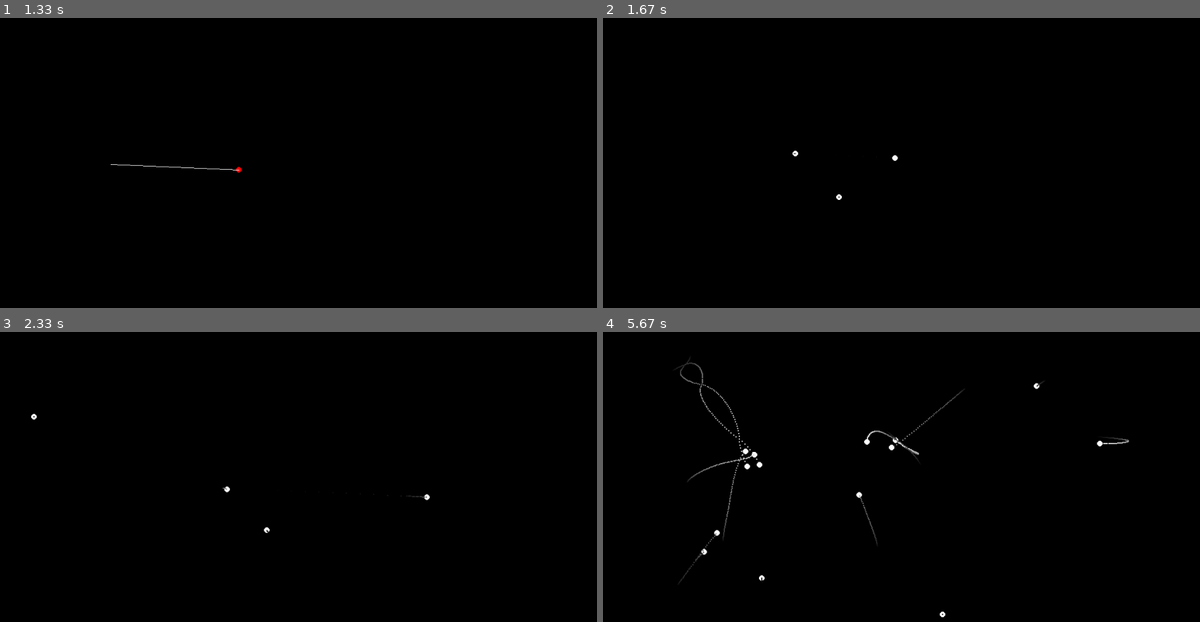
Above: before the commit, frames 1-4 (two rows, left to right).
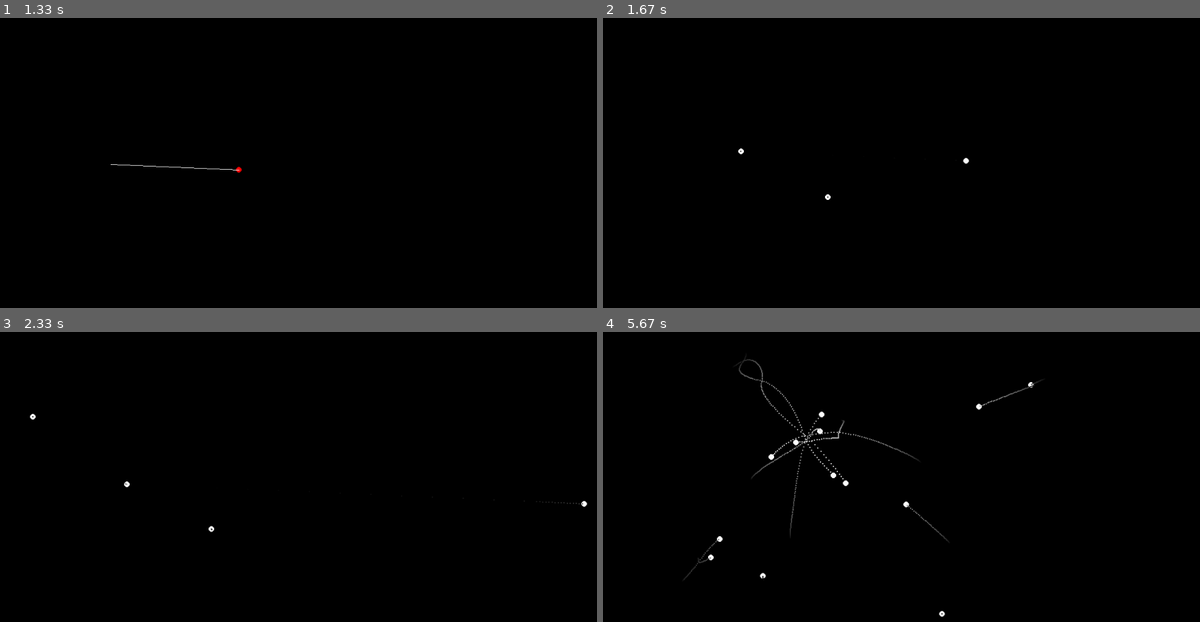
Above: after the commit, the same moments.

Repository: five-over-four/n-body-pygame
Game: pygame game, started from n-body-sim.py
Same seed, same stepped clock (60 frames per second), same inputs: the game is played once before the commit and once after it.
Inputs (mouse positions are in pixels of both pictures, inside the frame that each line leads up to):
- Up to frame 1 (1.33 s): click (238, 168) at 0.38 s; hold R 0.67-1.13 s; move the mouse to (17, 110) at 0.7 s; press the mouse at (238, 168) at 1.2 s; move the mouse to (107, 163) at 1.3 s
- Up to frame 2 (1.67 s): release the mouse at (outside the picture) at 1.43 s; click (853, 212) at 1.55 s
- Up to frame 3 (2.33 s): tap R at 1.83 s; click (outside the picture) at 2.22 s
- Up to frame 4 (5.67 s): click (614, 433) at 2.55 s; click (674, 552) at 2.88 s; click (734, 601) at 3.22 s; click (991, 430) at 3.55 s; click (883, 595) at 3.88 s; click (674, 621) at 4.22 s; click (710, 581) at 4.55 s; click (1068, 392) at 4.88 s; click (764, 601) at 5.22 s; click (outside the picture) at 5.55 s

Frame 1 is identical in both runs. In frame 2, 0.1% of the frame differs, in the area x 22-62%, y 44-63%; in frame 3, 0.1%; in frame 4, 1.5%, in the area x 12-89%, y 8-99%.

Commit message:
added new simulation precision options

Diff:
--- a/n-body-sim.py
+++ b/n-body-sim.py
@@ -23,7 +23,7 @@
         self.load()
         self.softening_constant = 15 # avoids singularities in our gravity modelling.
         self.center = self.resolution[0]/2, self.resolution[1]/2
-        self.gravity_constant = 0.01 # strength of gravity
+        self.gravity_constant = 1 # strength of gravity
         self.shot_factor = 5 # for some reason, the strength of the shot depends on gravity.
 
     def load(self):
@@ -37,7 +37,7 @@
                 self.body_colour = colours[s["body_colour"]]
                 self.trail_colour = colours[s["trail_colour"]]
                 self.resolution = (int(res_temp[0]), int(res_temp[1]))
-                self.fps = int(s["framerate"])
+                self.fps = int(s["sim_precision"])
                 self.trail_density = int(s["trail_density"])
                 self.trail_length = int(s["trail_length"])
                 self.default_mass = int(s["default_mass"])
@@ -89,8 +89,8 @@
         self.move(accel)
 
     def move(self, acceleration):
-        self.x += (self.v_x + acceleration[0]/(2*settings.fps)) * settings.gravity_constant
-        self.y += (self.v_y + acceleration[1]/(2*settings.fps)) * settings.gravity_constant
+        self.x += (self.v_x / settings.fps + acceleration[0]/(2*settings.fps**2)) * settings.gravity_constant
+        self.y += (self.v_y / settings.fps + acceleration[1]/(2*settings.fps**2)) * settings.gravity_constant
 
 # returns softening factor based on distance.
 def softening_kernel(d):
@@ -211,11 +211,11 @@
                 elif e.key == pygame.K_r:
                     settings.realistic_gravity ^= True
                     if settings.realistic_gravity:
-                        settings.gravity_constant = 0.1
-                        settings.shot_factor = 0.18
+                        settings.gravity_constant = 10
+                        settings.shot_factor = 0.4
                         print("realistic gravity on. (1/r^2)")
                     else:
-                        settings.gravity_constant = 0.01
+                        settings.gravity_constant = 1
                         settings.shot_factor = 5
                         print("realistic gravity off. (1/r)")
                 elif e.key == pygame.K_PLUS:
--- a/settings.json
+++ b/settings.json
@@ -3,7 +3,7 @@
     "body_colour": "white",
     "trail_colour": "white",
     "resolution": "1280,720",
-    "framerate": "100",
+    "sim_precision": "100",
     "trail_density": "3",
     "trail_length": "100",
     "default_mass": "32",
Binary file changed: README.md
